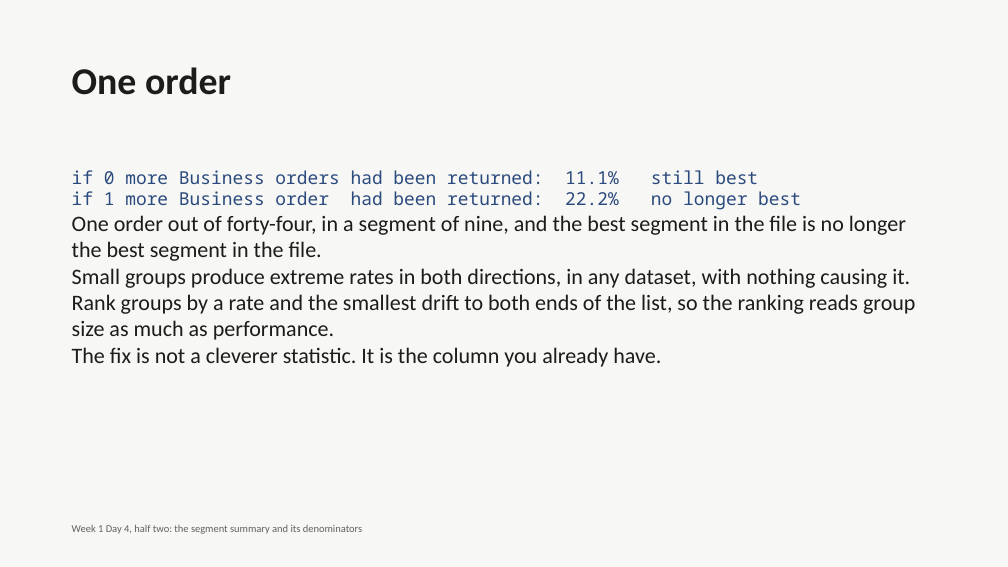
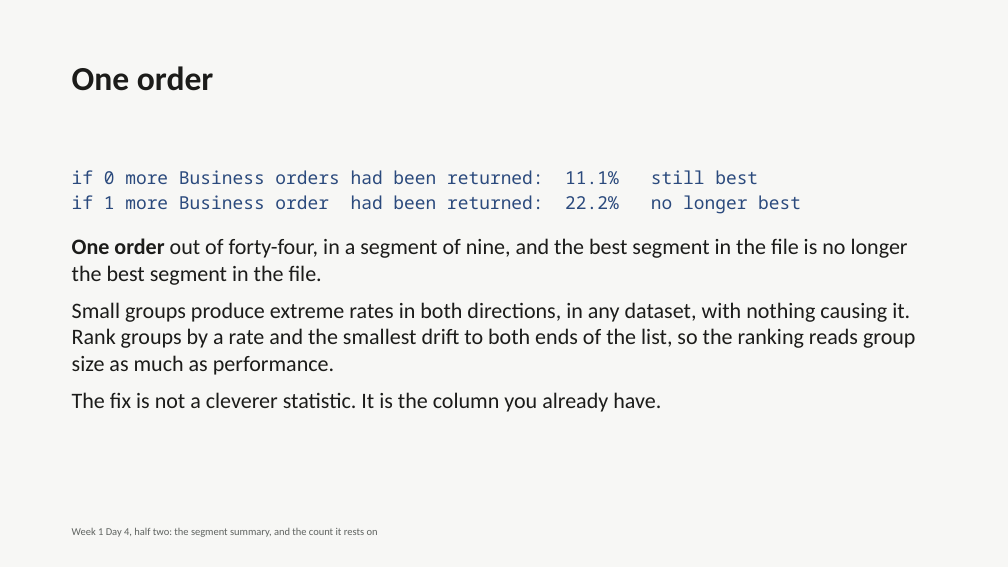
Before and after one commit to fde-academy-lab/c2-content-factory, a slide deck: slide 27 of content/W01/D4/C2_W01_D04_deck_half2_STUDENT.pptx (slide 22 before the commit). Drawn at 1008x567 pixels with LibreOffice and Linux fonts; fonts in the diff are those of the drawing. Boxes give left, top, right and bottom in pixels: in the first picture for what was removed or moved away, otherwise in the second. Text is boxed around its words. In the diff, an @@ line names an element or a change of style, - is before the commit and + after.

```diff
--- a/content/W01/D4/C2_W01_D04_deck_half2_STUDENT.pptx
+++ b/content/W01/D4/C2_W01_D04_deck_half2_STUDENT.pptx
@@ text "One order" at [72, 66, 213, 91]: size 36 to 32 pt @@
@@ text at [72, 170, 801, 210]: paragraphs removed @@
-if 0 more Business orders had been returned: 11.1% still best
-if 1 more Business order had been returned: 22.2% no longer best
@@ text added at [72, 170, 801, 214], 17 pt, text #2B4A7D @@
+if 0 more Business orders had been returned: 11.1% still best
+if 1 more Business order had been returned: 22.2% no longer best
@@ text "One order out of forty-four, ...": place and size @@
-text "One order out of forty-four, ..." at [72, 170, 915, 367]
+text "One order out of forty-four, ..." at [72, 238, 915, 412]
@@ text "One order out of forty-four, ..." at [72, 238, 915, 412]: bold on in "One order"; more space between paragraphs @@
@@ text at [72, 528, 378, 537]: text changed @@
-Week 1 Day 4, half two: the segment summary and its denominators
+Week 1 Day 4, half two: the segment summary, and the count it rests on
```
Also in this commit, not shown: 28 other slides changed, 12 slides added, 4 other files.
